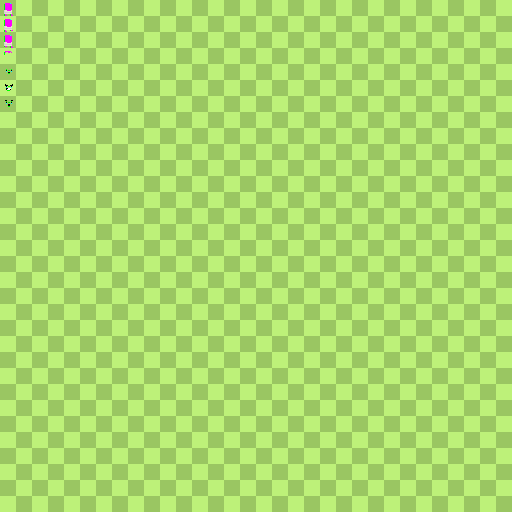
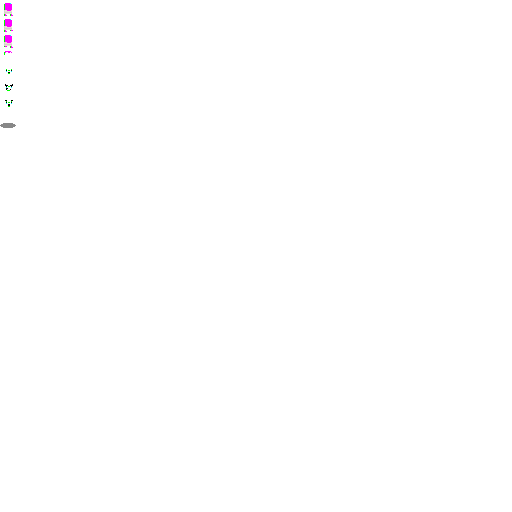
Comparing the layer stacks of the two 512px x 512px images. Changes:
painted on "body" over (x1=0, y1=123, x2=16, y2=128)
hid "bg" over (x1=0, y1=0, x2=512, y2=512)
